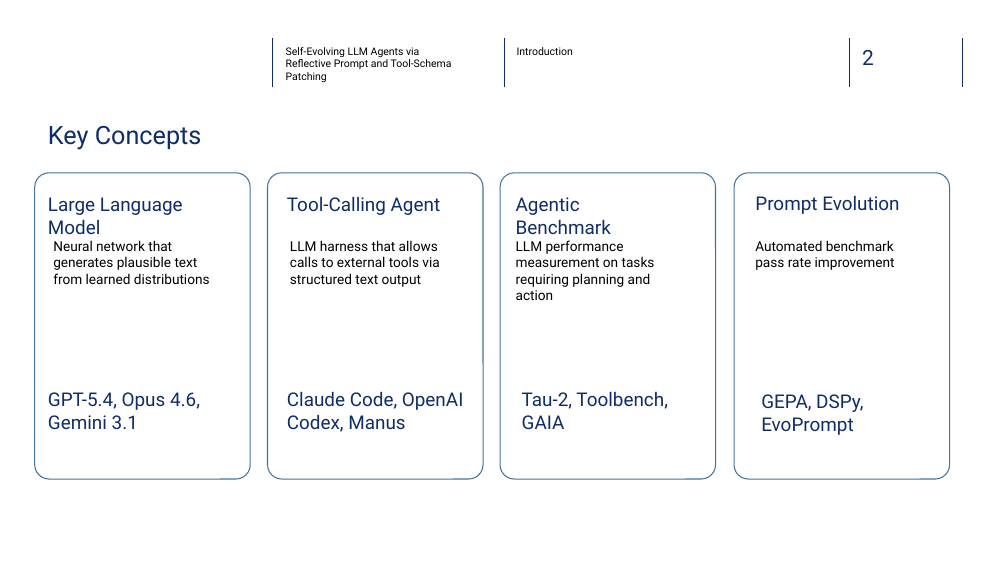
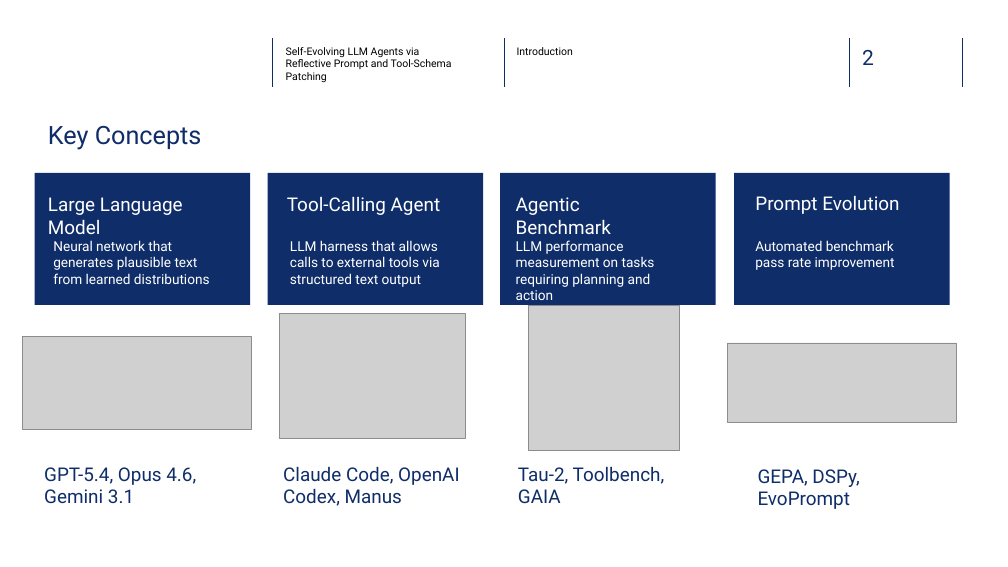
Before and after one commit to glebdementev/tau-evo, a slide deck: slide 2 of slides/defense.pptx (slide 3 before the commit). Drawn at 1008x567 pixels with LibreOffice and Linux fonts; fonts in the diff are those of the drawing; grey boxes stand for pictures; background and template pictures are left out. Boxes give left, top, right and bottom in pixels: in the first picture for what was removed or moved away, otherwise in the second. Text is boxed around its words. In the diff, an @@ line names an element or a change of style, - is before the commit and + after.

```diff
--- a/slides/defense.pptx
+++ b/slides/defense.pptx
@@ rounded rectangle: place and size @@
-rounded rectangle at [35, 173, 250, 479]
+rounded rectangle at [35, 173, 250, 306]
@@ rounded rectangle: place and size @@
-rounded rectangle at [268, 173, 483, 479]
+rounded rectangle at [268, 173, 483, 306]
@@ rounded rectangle: place and size @@
-rounded rectangle at [500, 173, 715, 479]
+rounded rectangle at [500, 173, 715, 306]
@@ fill none to #0F2D69; outline #43739E 1 pt to none; proportions changed in 4 elements at [35, 173, 250, 306], [268, 173, 483, 306], [500, 173, 715, 306], [734, 173, 950, 306] @@
@@ rounded rectangle: place and size @@
-rounded rectangle at [734, 173, 950, 479]
+rounded rectangle at [734, 173, 950, 306]
@@ text colour #102D69 to #FFFFFF in 4 elements at [48, 197, 183, 234], [287, 196, 441, 215], [755, 195, 899, 214], [516, 197, 611, 234] @@
@@ text colour #000000 to #FFFFFF in 4 elements at [53, 240, 210, 284], [290, 240, 439, 287], [516, 240, 655, 300], [755, 240, 895, 270] @@
@@ picture added at [280, 314, 466, 439] @@
@@ picture added at [529, 306, 680, 451] @@
@@ picture added at [23, 336, 251, 430] @@
@@ picture added at [727, 343, 956, 423] @@
@@ 4 texts: place and size @@
-4 texts at [48, 391, 863, 435]
+4 texts at [44, 466, 859, 509]
@@ text colour #102D69 to #0F2D69 in 4 elements at [44, 467, 196, 503], [283, 466, 459, 506], [518, 466, 665, 504], [758, 469, 859, 509] @@
```
Also in this commit, not shown: 7 other slides changed, 7 slides added, 1 slide removed, 20 other files.
